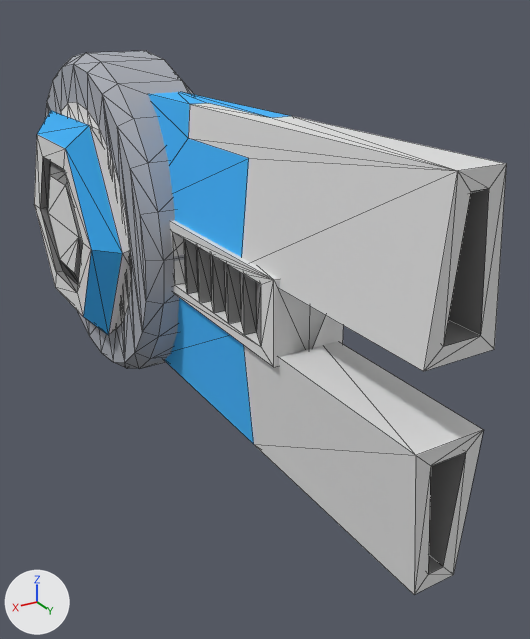
Two versions of the OBJ model Assets/Models/Ship/surveyorCannon.obj, one commit apart.
Both versions are drawn from a 50 mm camera at (1.25, 2.77, 0.78) aimed at (0.07, 0.8, -0.2). Arrows for +X, +Y and +Z are at lower left; the lights stay in place. Mesh edges are drawn as thin lines. Where no turn or scale is listed for an object, it has been applied to the vertices.

The first picture shows 'surveyorCannon'.
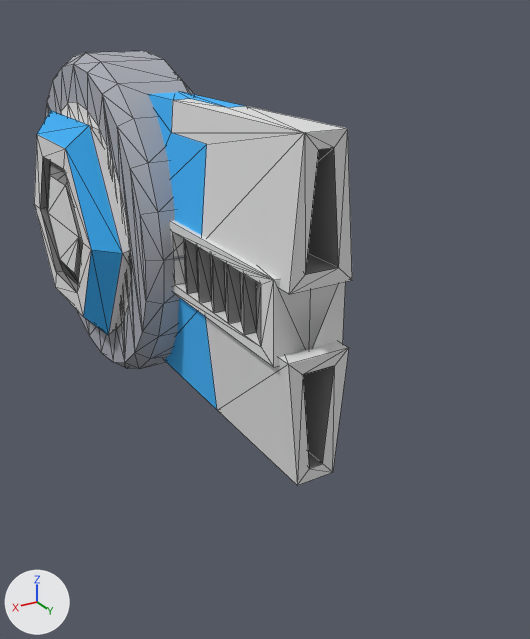
Edits to the scene script, one JSON object a line:
```json
{"block": "me_surveyorcannon", "where": "me_surveyorcannon.from_pydata(...)  # 895 vertices, 1830 faces; spans x 0.0..0.51, y -0.62..1.8, z -0.62..0.62"}
{"block": "me_surveyorcannon", "where": "# used by ob_surveyorcannon; location = (0.0, 0.0, 0.0)"}
{"block": "me_surveyorcannon", "change": "me_surveyorcannon part 1: the loose piece of 24 vertices spanning x 0.1..0.3, y 0.3..1.8, z 0.1..0.5 is scaled about its middle by (1, 0.667, 1), then moved by (0.0, -0.25, 0.0)"}
{"block": "me_surveyorcannon", "change": "me_surveyorcannon part 2: the loose piece of 24 vertices spanning x 0.1..0.3, y 0.3..1.8, z -0.5..-0.1 is scaled about its middle by (1, 0.667, 1), then moved by (0.0, -0.25, 0.0)"}
```

Changed parts and their boxes [x1, y1, x2, y2] in the pictures (530 x 639 px; the box of a moved part takes in the faces that stretch with it):
```json
{"object": "surveyorCannon", "change": "reshaped", "before": [34, 51, 506, 595], "after": [34, 51, 352, 485], "on screen": "33% narrower, 20% shorter"}
{"part": 1, "of": "me_surveyorcannon", "change": "moved or reshaped", "before": [148, 92, 506, 371], "after": [148, 92, 352, 294]}
{"part": 2, "of": "me_surveyorcannon", "change": "moved or reshaped", "before": [164, 297, 483, 595], "after": [164, 297, 349, 485]}
```
